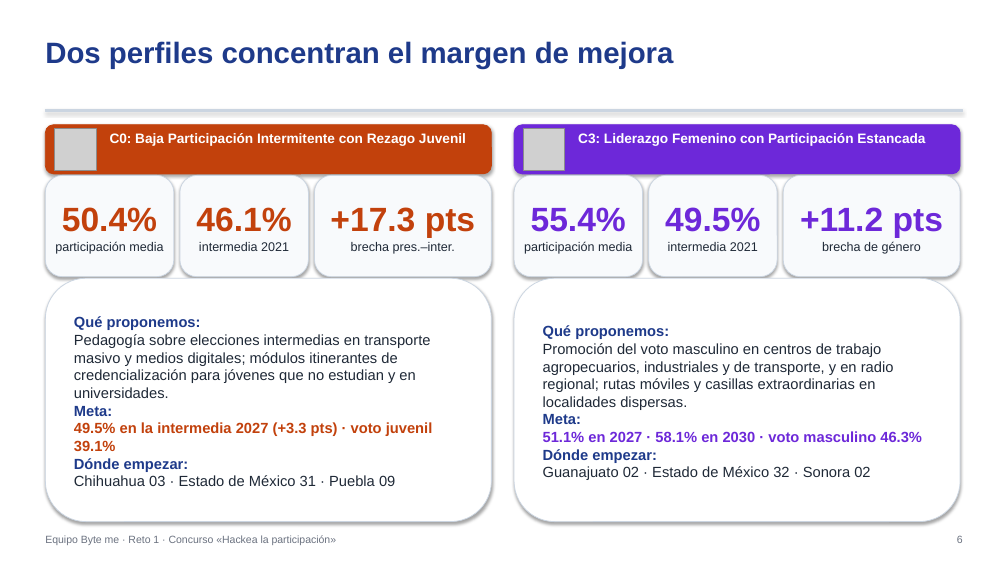
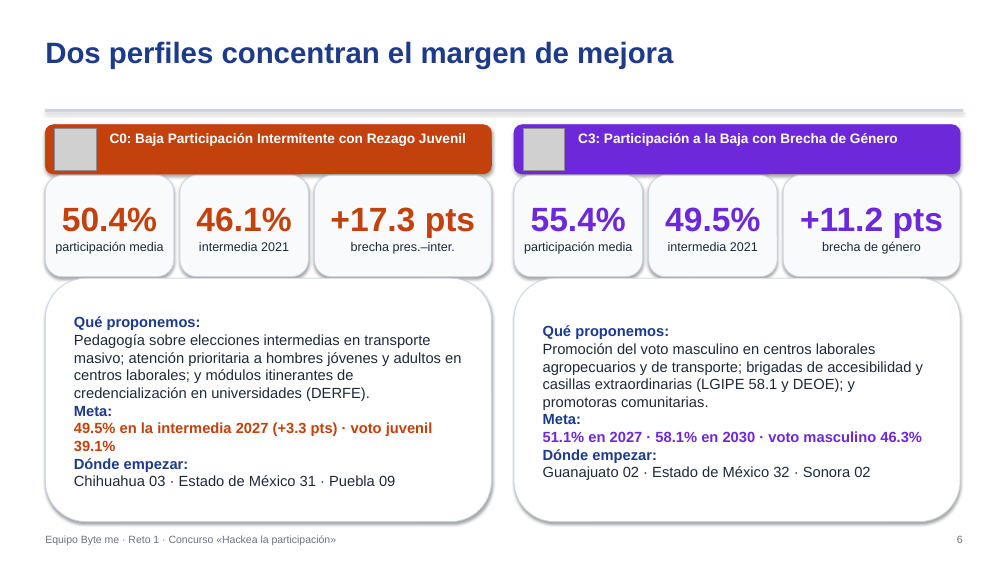
Before and after one commit to Johanan1113/Hackaton_INE_byte_me, a slide deck: slide 6 of entrega_ByteMe_Reto1/Presentacion_Ejecutiva_ByteMe.pptx. Drawn at 1008x567 pixels with LibreOffice and Linux fonts; fonts in the diff are those of the drawing; grey boxes stand for pictures. Boxes give left, top, right and bottom in pixels: in the first picture for what was removed or moved away, otherwise in the second. Text is boxed around its words. In the diff, an @@ line names an element or a change of style, - is before the commit and + after.

```diff
--- a/entrega_ByteMe_Reto1/Presentacion_Ejecutiva_ByteMe.pptx
+++ b/entrega_ByteMe_Reto1/Presentacion_Ejecutiva_ByteMe.pptx
@@ text at (578,133,898,146): text changed @@
-C3: Liderazgo Femenino con Participación Estancada
+C3: Participación a la Baja con Brecha de Género
@@ text in rounded rectangle at (74,334,461,401): text changed @@
-Pedagogía sobre elecciones intermedias en transporte masivo y medios digitales; módulos itinerantes de credencialización para jóvenes que no estudian y en universidades.
+Pedagogía sobre elecciones intermedias en transporte masivo; atención prioritaria a hombres jóvenes y adultos en centros laborales; y módulos itinerantes de credencialización en universidades (DERFE).
@@ text in rounded rectangle at (543,343,923,410): text changed @@
-Promoción del voto masculino en centros de trabajo agropecuarios, industriales y de transporte, y en radio regional; rutas móviles y casillas extraordinarias en localidades dispersas.
+Promoción del voto masculino en centros laborales agropecuarios y de transporte; brigadas de accesibilidad y casillas extraordinarias (LGIPE 58.1 y DEOE); y promotoras comunitarias.
```
Also in this commit, not shown: 7 other slides changed, 26 other files.
